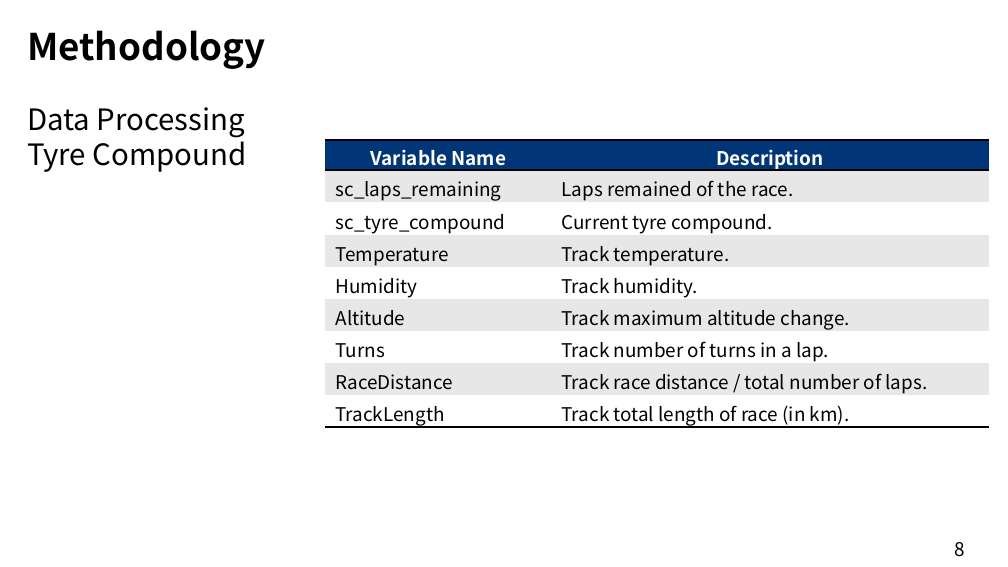
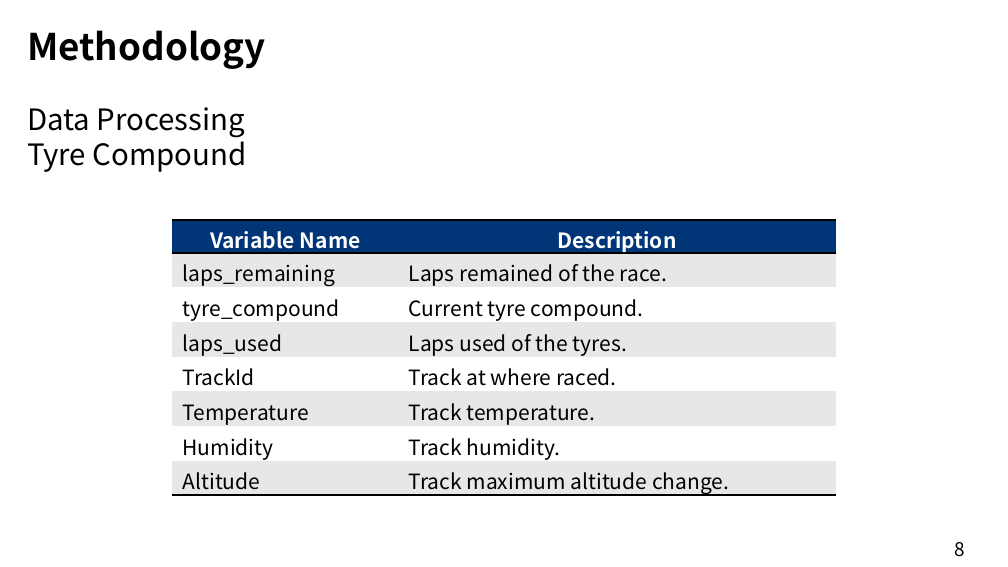
Before and after one commit to xvhhvx/EESM5900V_Project, a slide deck: slide 8 of Project_Presentation.pptx. Drawn at 1008x567 pixels with LibreOffice and Linux fonts; fonts in the diff are those of the drawing. Boxes give left, top, right and bottom in pixels: in the first picture for what was removed or moved away, otherwise in the second. Text is boxed around its words. In the diff, an @@ line names an element or a change of style, - is before the commit and + after.

```diff
--- a/Project_Presentation.pptx
+++ b/Project_Presentation.pptx
@@ table at <box>172,220,836,498</box> @@
-row 2: sc_laps_remaining | Laps remained of the race.
-row 3: sc_tyre_compound | Current tyre compound.
+row 2: laps_remaining | Laps remained of the race.
+row 3: tyre_compound | Current tyre compound.
+row 4: laps_used | Laps used of the tyres.
+row 5: TrackId | Track at where raced.
-row 7: Turns | Track number of turns in a lap.
-row 8: RaceDistance | Track race distance / total number of laps.
-row 9: TrackLength | Track total length of race (in km).
@@ table: place and size @@
-table at <box>325,140,988,431</box>
+table at <box>172,220,836,498</box>
```
Also in this commit, not shown: 8 other slides changed, 1 slide added.
